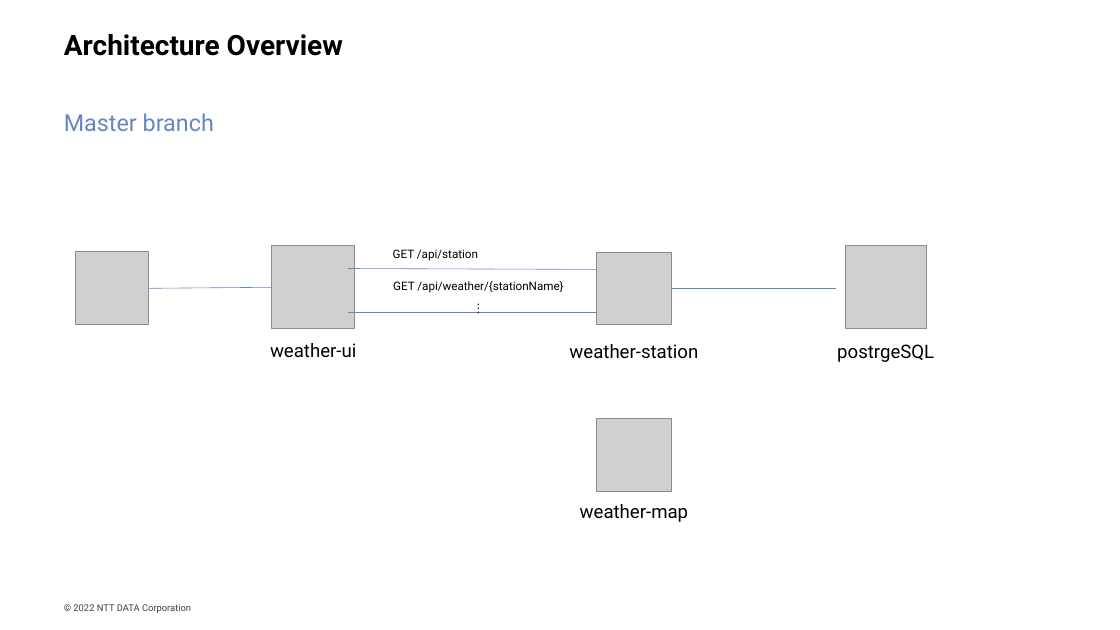
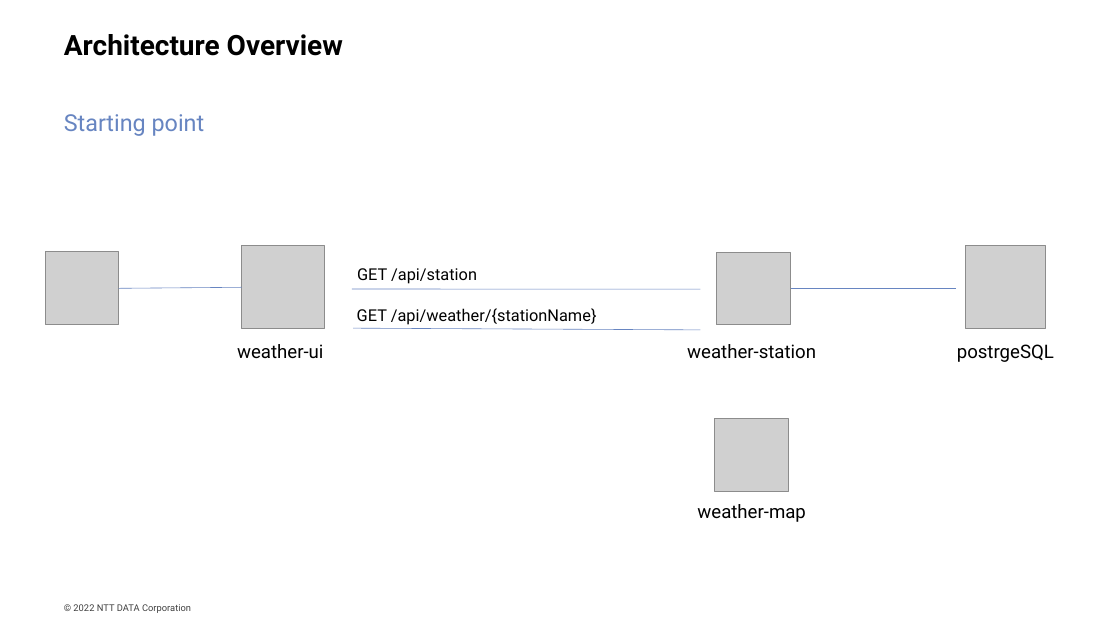
Before and after one commit to Nick36/developer-for-a-day, a slide deck: slide 17 of developer-for-a-day.pptx. Drawn at 1120x630 pixels with LibreOffice and Linux fonts; fonts in the diff are those of the drawing; grey boxes stand for pictures; background and template pictures are left out. Boxes give left, top, right and bottom in pixels: in the first picture for what was removed or moved away, otherwise in the second. Text is boxed around its words. In the diff, an @@ line names an element or a change of style, - is before the commit and + after.

```diff
--- a/developer-for-a-day.pptx
+++ b/developer-for-a-day.pptx
@@ text removed at bbox=[64, 113, 214, 131] @@
-Master branch
@@ text added at bbox=[64, 114, 205, 136], 20 pt, text #6785C1 @@
+Starting point
@@ text "GET /api/station": place and size @@
-text "GET /api/station" at bbox=[393, 249, 478, 261]
+text "GET /api/station" at bbox=[357, 268, 477, 284]
@@ text "GET /api/station" at bbox=[357, 268, 477, 284]: size 10 to 14 pt @@
@@ 2 pictures, 1 line: place and size @@
-2 pictures, 1 line at bbox=[76, 246, 355, 329]
+2 pictures, 1 line at bbox=[45, 246, 325, 329]
@@ text "GET /api/weather/{stationName}" at bbox=[357, 308, 597, 325]: size 10 to 14 pt @@
@@ text at bbox=[357, 308, 597, 325]: paragraph removed @@
-⋮
@@ text "GET /api/weather/{stationName}": place and size @@
-text "GET /api/weather/{stationName}" at bbox=[393, 281, 563, 293]
+text "GET /api/weather/{stationName}" at bbox=[357, 308, 597, 325]
@@ line moved from (348, 269) - (597, 270) to (352, 289) - (701, 289) @@
@@ 3 pictures, 3 texts, 1 line: place and size @@
-3 pictures, 3 texts, 1 line at bbox=[569, 245, 934, 522]
+3 pictures, 3 texts, 1 line at bbox=[687, 245, 1054, 522]
@@ line moved from (348, 313) - (597, 313) to (353, 329) - (701, 330) @@
@@ text "weather-ui": place and size @@
-text "weather-ui" at bbox=[270, 343, 356, 358]
+text "weather-ui" at bbox=[237, 344, 323, 359]
```
Also in this commit, not shown: 7 other slides changed, 1 other file.
